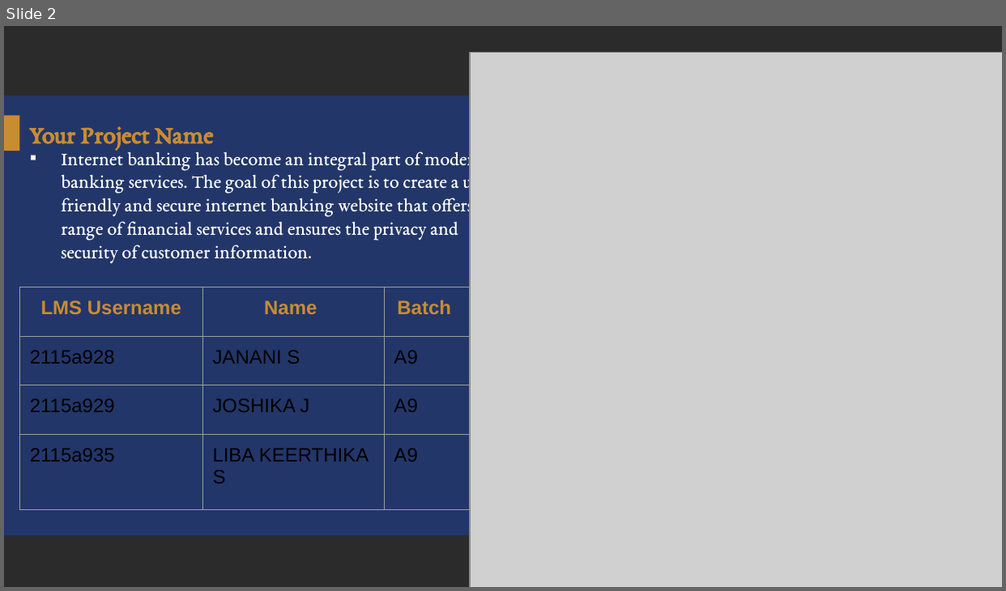
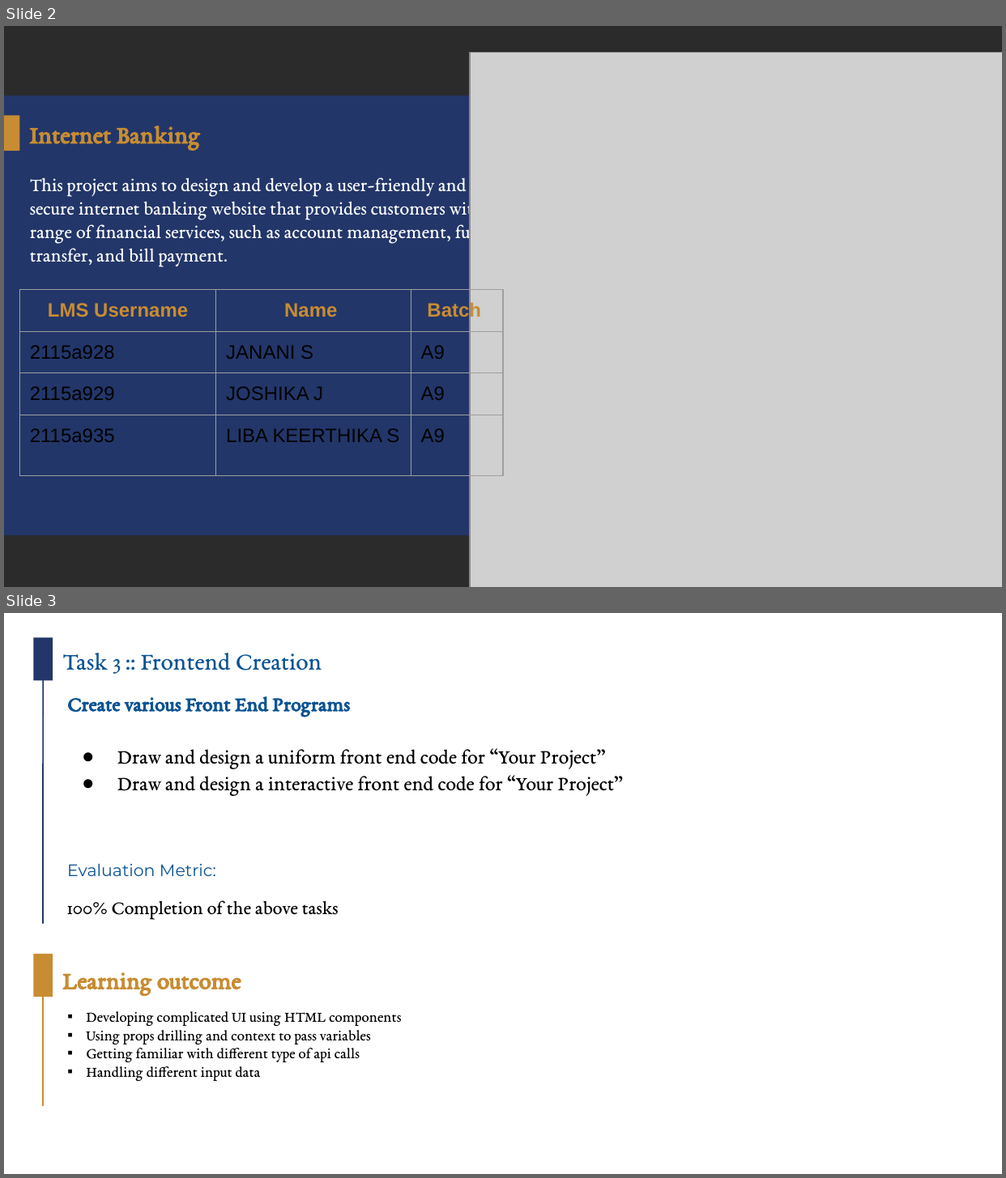
Before and after one commit to libakeerthika/online-banking, a slide deck: Group_A9_11.pptx. Shown one above the other, each under a label of ours: slide 2 before the commit, slides 2 and 3 after it. The pictures are 1006x591 and 1006x1178 pixels, drawn with LibreOffice and Linux fonts; fonts in the diff are those of the drawing; grey boxes stand for pictures; background and template pictures are left out; a plain dark background stands for a picture behind light text. Boxes give left, top, right and bottom in pixels: in the first picture for what was removed or moved away, otherwise in the second. Text is boxed around its words. In the diff, an @@ line names an element or a change of style, - is before the commit and + after.

```diff
--- a/Group_A9_11.pptx
+++ b/Group_A9_11.pptx
@@ slide 3 added at [4, 613, 1002, 1174], background picture (left out) @@
@@ group added at [34, 638, 53, 1106]: 2 rectangles, 2 lines @@
@@ text added at [62, 653, 322, 674], 18 pt, text #0B5394 @@
+Task 3 :: Frontend Creation
@@ text added at [67, 696, 624, 796], 15 pt, text #000000 @@
+Create various Front End Programs
+● Draw and design a uniform front end code for “Your Project”
+● Draw and design a interactive front end code for “Your Project”
@@ text added at [67, 863, 216, 876], 12 pt, text #0B5394 @@
+Evaluation Metric:
@@ text added at [67, 901, 339, 920], 14 pt, text #000000 @@
+100% Completion of the above tasks
@@ text added at [62, 973, 241, 995], 18 pt, text #C88C32, bold @@
+Learning outcome
@@ text added at [86, 1012, 401, 1081], 11 pt, text #000000 @@
+▪ Developing complicated UI using HTML components
+▪ Using props drilling and context to pass variables
+▪ Getting familiar with different type of api calls
+▪ Handling different input data
@@ slide 2 changed as well @@
@@ title at [30, 126, 201, 149]: text changed @@
-Your Project Name
+Internet Banking
@@ text at [30, 177, 491, 267]: text changed @@
-▪ Internet banking has become an integral part of modern banking services. The goal of this project is to create a user-friendly and secure internet banking website that offers a range of financial services and ensures the privacy and security of customer information.
+This project aims to design and develop a user-friendly and secure internet banking website that provides customers with a range of financial services, such as account management, fund transfer, and bill payment.
@@ table: place and size @@
-table at [20, 288, 470, 510]
+table at [20, 290, 503, 487]
```
Also in this commit, not shown: 4 other slides changed, 5 other slides added, 3 slides removed.
